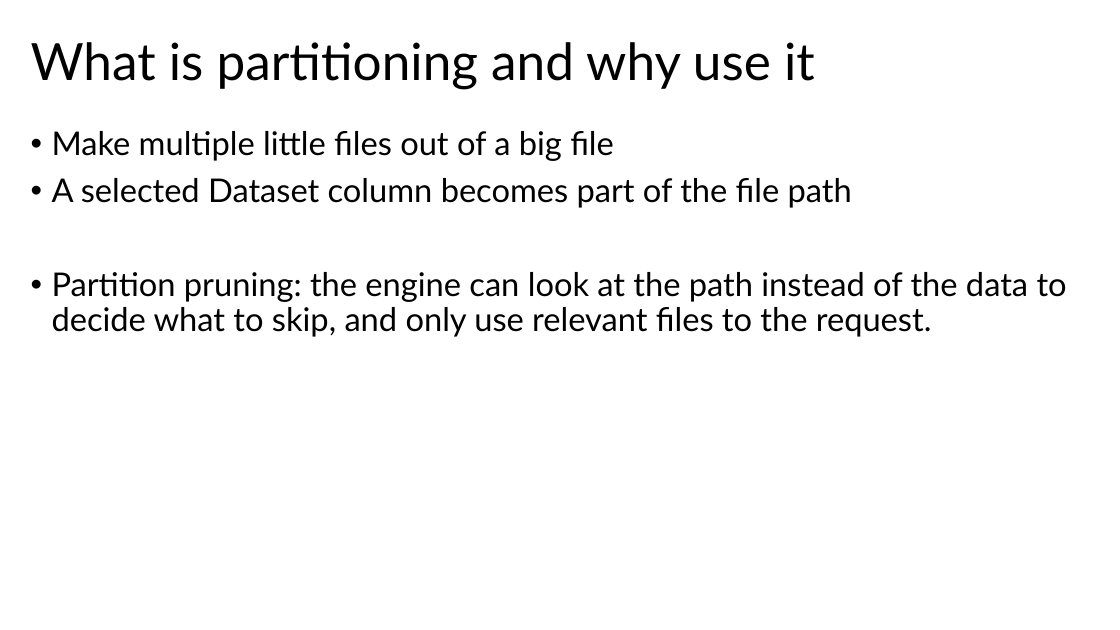
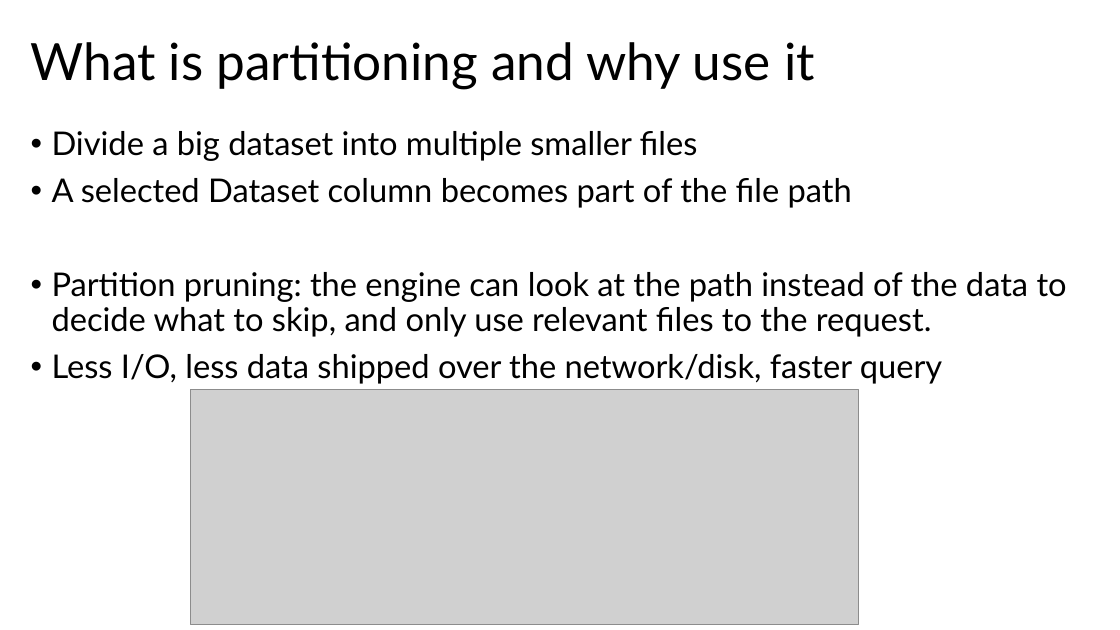
Before and after one commit to Neb5384/partitioning, a slide deck: slide 2 of presentation.pptx. Drawn at 1120x630 pixels with LibreOffice and Linux fonts; fonts in the diff are those of the drawing; grey boxes stand for pictures; background and template pictures are left out. Boxes give left, top, right and bottom in pixels: in the first picture for what was removed or moved away, otherwise in the second. Text is boxed around its words. In the diff, an @@ line names an element or a change of style, - is before the commit and + after.

Commit message:
added slides

```diff
--- a/presentation.pptx
+++ b/presentation.pptx
@@ text at <box>52,131,698,161</box>: text changed @@
-• Make multiple little files out of a big file
+• Divide a big dataset into multiple smaller files
@@ text at <box>52,354,942,384</box>: paragraph added @@
+• Less I/O, less data shipped over the network/disk, faster query
@@ picture added at <box>190,389,859,624</box> @@
```
Also in this commit, not shown: 6 slides added, 1 slide removed, 1 other file.
